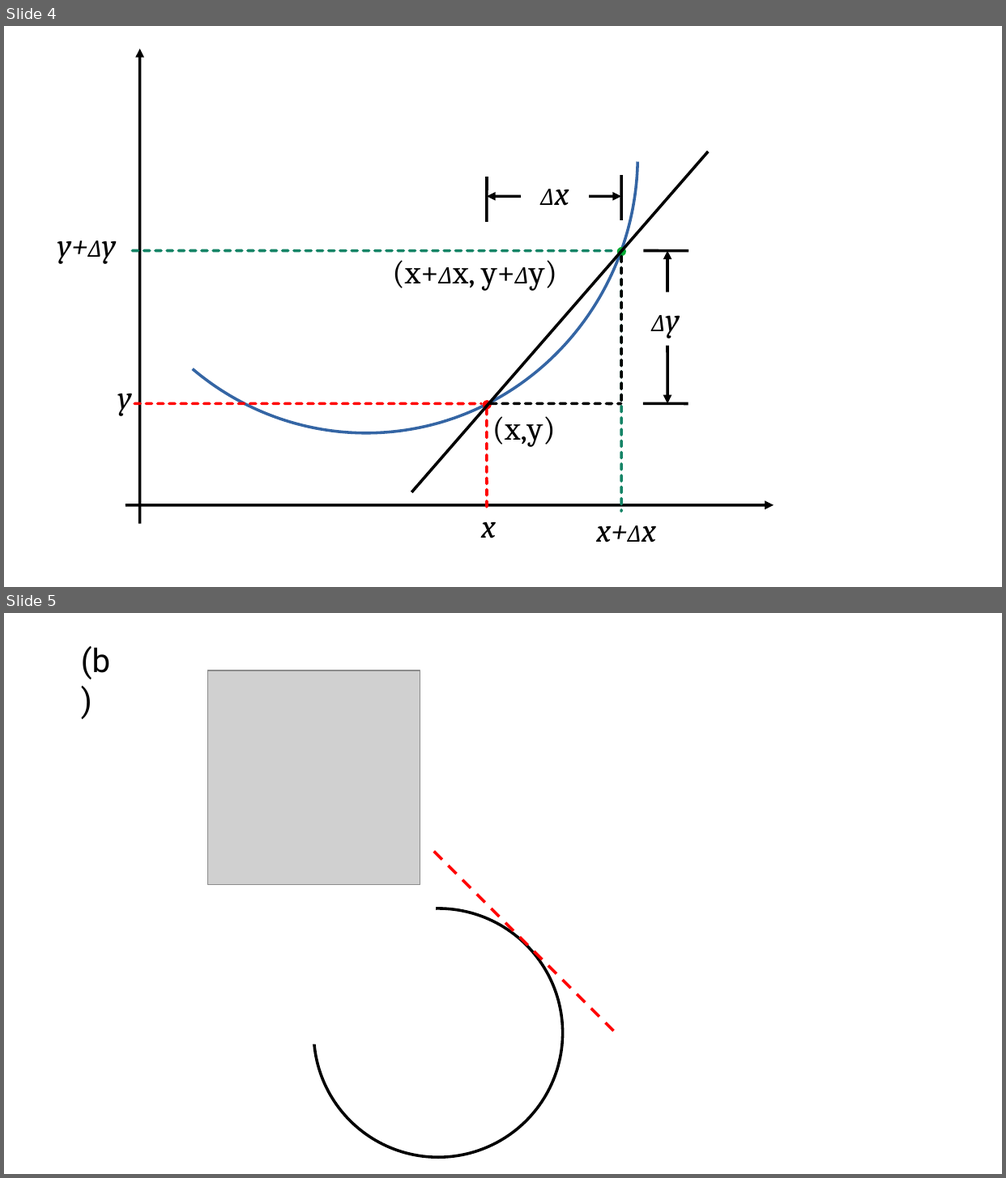
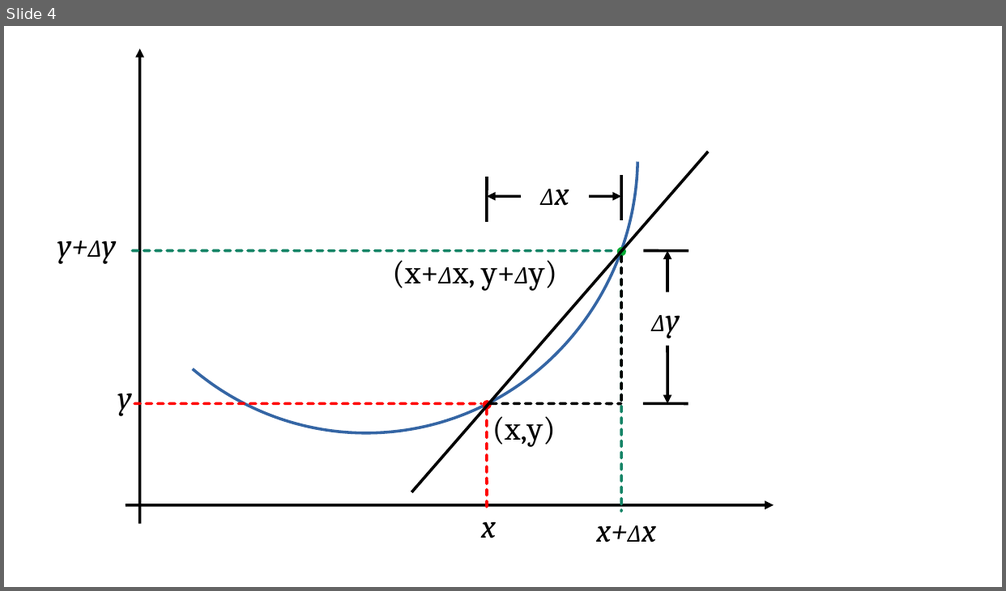
Before and after one commit to aamirai2025/fall26, a slide deck: 10_derivatives/images/raw.odp. Shown one above the other, each under a label of ours: slides 4 and 5 before the commit, slide 4 after it. The pictures are 1006x1178 and 1006x591 pixels, drawn with LibreOffice and Linux fonts; fonts in the diff are those of the drawing; grey boxes stand for pictures. Boxes give left, top, right and bottom in pixels: in the first picture for what was removed or moved away, otherwise in the second. Text is boxed around its words. In the diff, an @@ line names an element or a change of style, - is before the commit and + after.

Commit message:
Updated raw.odp 260930_2242

```diff
--- a/10_derivatives/images/raw.odp
+++ b/10_derivatives/images/raw.odp
@@ slide 5 removed at (4,613,1002,1174), background #FFFFFF @@
@@ text removed at (81,646,110,679) @@
-(b)
@@ picture removed at (208,671,420,884) @@
@@ rectangle removed at (291,853,436,1044) @@
@@ line removed from (434, 851) to (616, 1033) @@
@@ ellipse removed at (313,909,563,1158) @@
```
Also in this commit, not shown: 4 slides added, 1 other slide removed, 1 other file.
